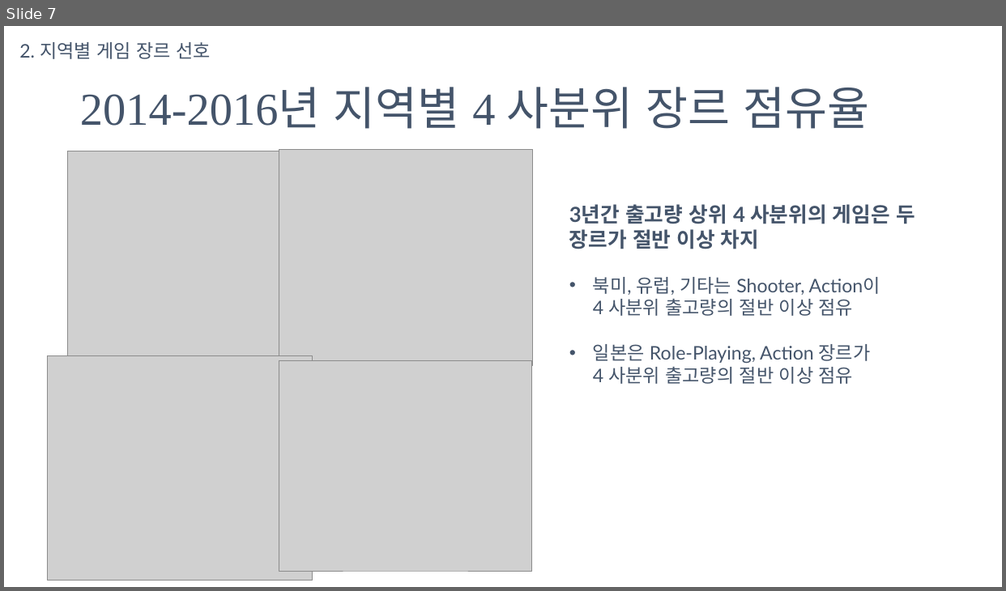
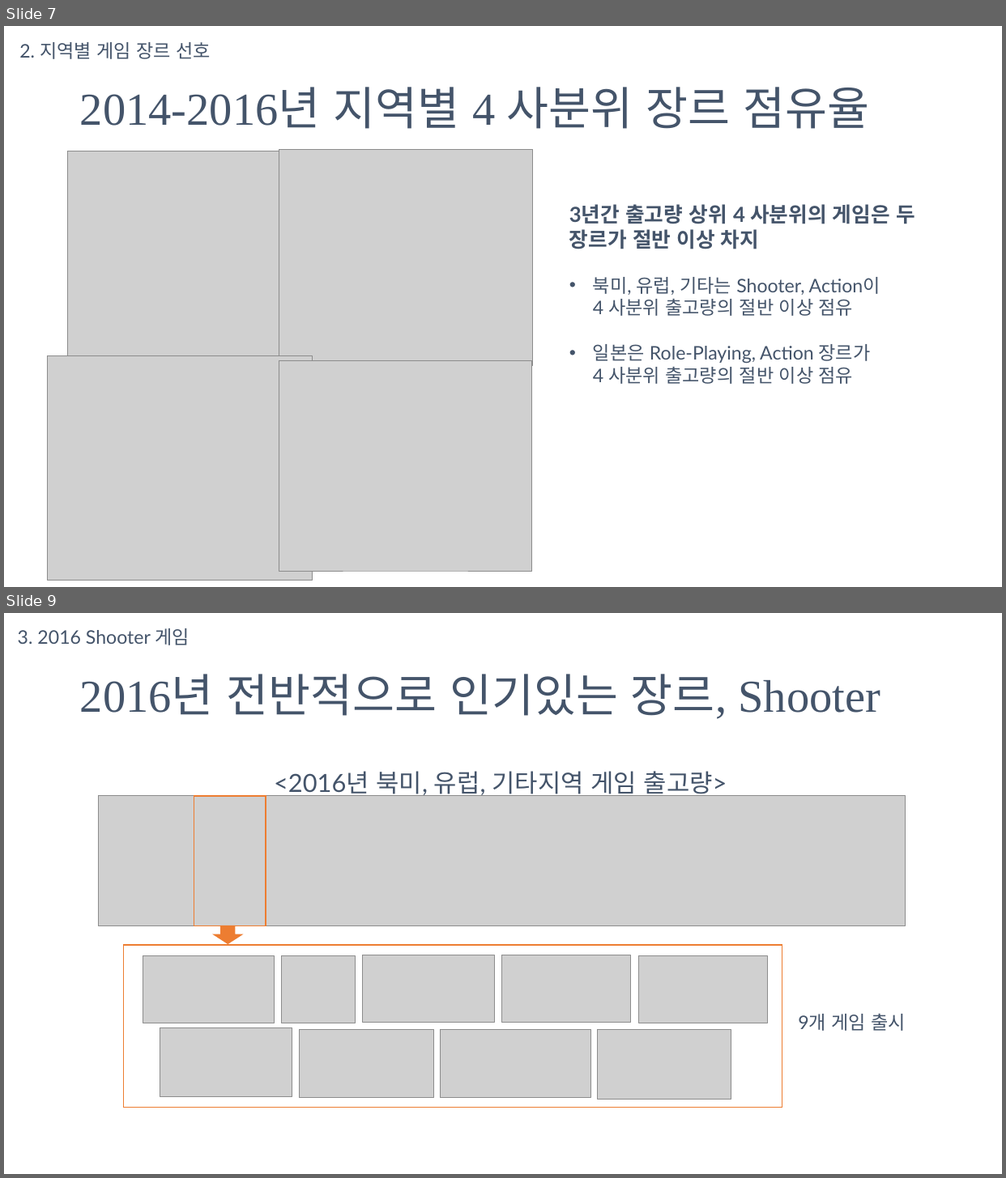
Before and after one commit to Jihyesh/codestates_projects_section1, a slide deck: Game Genres.pptx. Shown one above the other, each under a label of ours: slide 7 before the commit, slides 7 and 9 after it; the slides between them are not shown. The pictures are 1006x591 and 1006x1178 pixels, drawn with LibreOffice and Linux fonts; fonts in the diff are those of the drawing; grey boxes stand for pictures. Boxes give left, top, right and bottom in pixels: in the first picture for what was removed or moved away, otherwise in the second. Text is boxed around its words. In the diff, an @@ line names an element or a change of style, - is before the commit and + after.

```diff
--- a/Game Genres.pptx
+++ b/Game Genres.pptx
@@ slide 9 added at bbox=[4, 613, 1002, 1174], background #FFFFFF @@
@@ text added at bbox=[18, 628, 189, 645], 18 pt, text #44546A @@
+3. 2016 Shooter 게임
@@ title added at bbox=[80, 674, 881, 719], 44 pt, text #44546A @@
+2016년 전반적으로 인기있는 장르, Shooter
@@ text added at bbox=[274, 771, 727, 799], 24 pt, text #44546A @@
+<2016년 북미, 유럽, 기타지역 게임 출고량>
@@ picture added at bbox=[99, 796, 906, 926] @@
@@ rectangle added at bbox=[194, 796, 266, 926], outline #ED7D31 1 pt @@
@@ down arrow added at bbox=[215, 926, 242, 944], fill #ED7D31, outline #ED7D31 1 pt @@
@@ group added at bbox=[123, 945, 782, 1108]: 9 pictures, 1 rectangle @@
@@ text added at bbox=[798, 1013, 906, 1031], 18 pt, text #44546A @@
+9개 게임 출시
```
Also in this commit, not shown: 3 slides changed, 1 other slide added.
